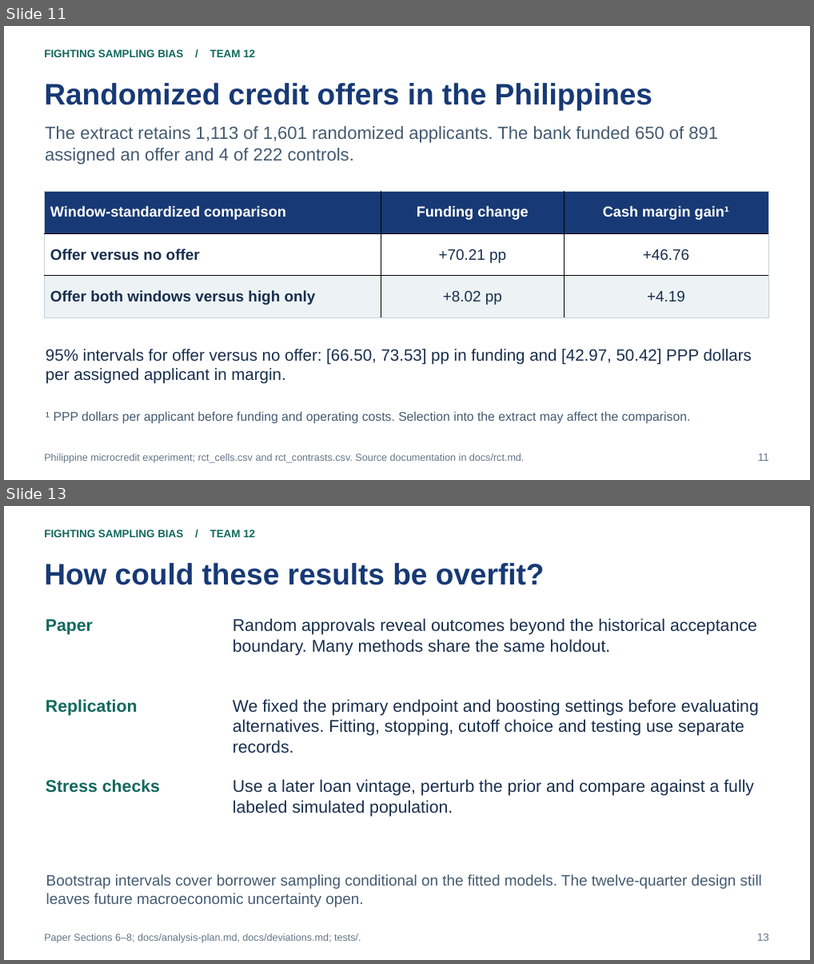
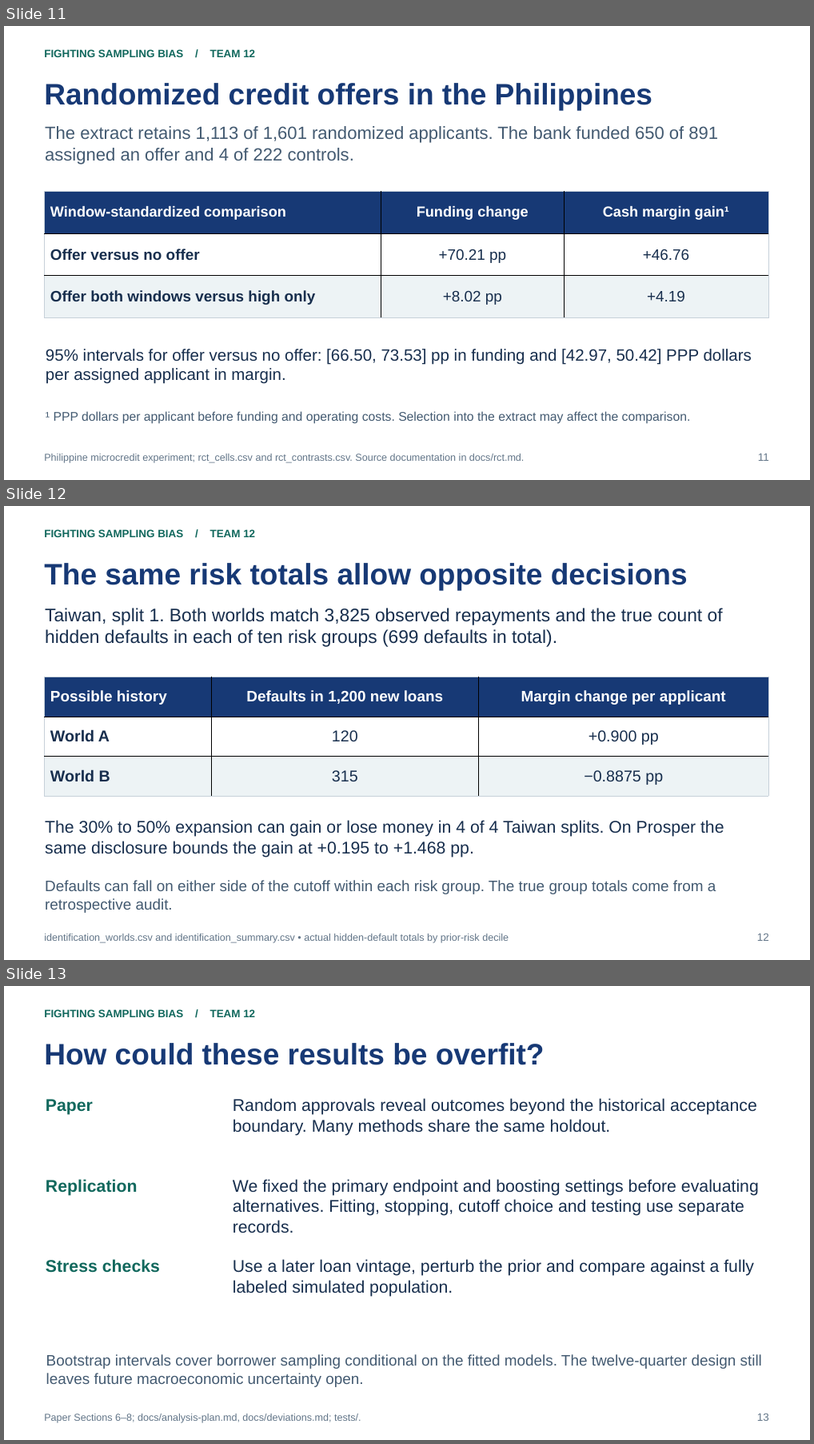
Before and after one commit to bigpurota/paper11, a slide deck: slides/paper11.pptx. Shown one above the other, each under a label of ours: slides 11 and 13 before the commit, slides 11, 12 and 13 after it; the slides between them are not shown. The pictures are 814x964 and 814x1444 pixels, drawn with LibreOffice and Linux fonts; fonts in the diff are those of the drawing. Boxes give left, top, right and bottom in pixels: in the first picture for what was removed or moved away, otherwise in the second. Text is boxed around its words. In the diff, an @@ line names an element or a change of style, - is before the commit and + after.

Commit message:
Identify which missing repayments can reverse an expansion decision

```diff
--- a/slides/paper11.pptx
+++ b/slides/paper11.pptx
@@ slide 12 added at (4, 506, 810, 960), background #FFFFFF @@
@@ text added at (44, 529, 255, 537), 12.8 pt, text #11685D, bold @@
+FIGHTING SAMPLING BIAS / TEAM 12
@@ text added at (44, 563, 688, 590), 35.2 pt, text #173975, bold @@
+The same risk totals allow opposite decisions
@@ text added at (45, 608, 723, 647), 21.8 pt, text #172E4D @@
+Taiwan, split 1. Both worlds match 3,825 observed repayments and the true count of hidden defaults in each of ten risk groups (699 defaults in total).
@@ table added at (45, 676, 770, 796), 3 rows, 3 columns @@
+Possible history | Defaults in 1,200 new loans | Margin change per applicant
+World A | 120 | +0.900 pp
+World B | 315 | −0.8875 pp
@@ text added at (45, 820, 725, 857), 20.2 pt, text #172E4D @@
+The 30% to 50% expansion can gain or lose money in 4 of 4 Taiwan splits. On Prosper the same disclosure bounds the gain at +0.195 to +1.468 pp.
@@ text added at (45, 880, 717, 912), 18 pt, text #435A71 @@
+Defaults can fall on either side of the cutoff within each risk group. The true group totals come from a retrospective audit.
@@ text added at (44, 933, 509, 943), 12 pt, text #627588 @@
+identification_worlds.csv and identification_summary.csv • actual hidden-default totals by prior-risk decile
@@ text added at (758, 932, 770, 940), 12.8 pt, text #627588 @@
+12
```
Also in this commit, not shown: 2 slides changed, 3 other slides added, 2 slides removed, 28 other files.
